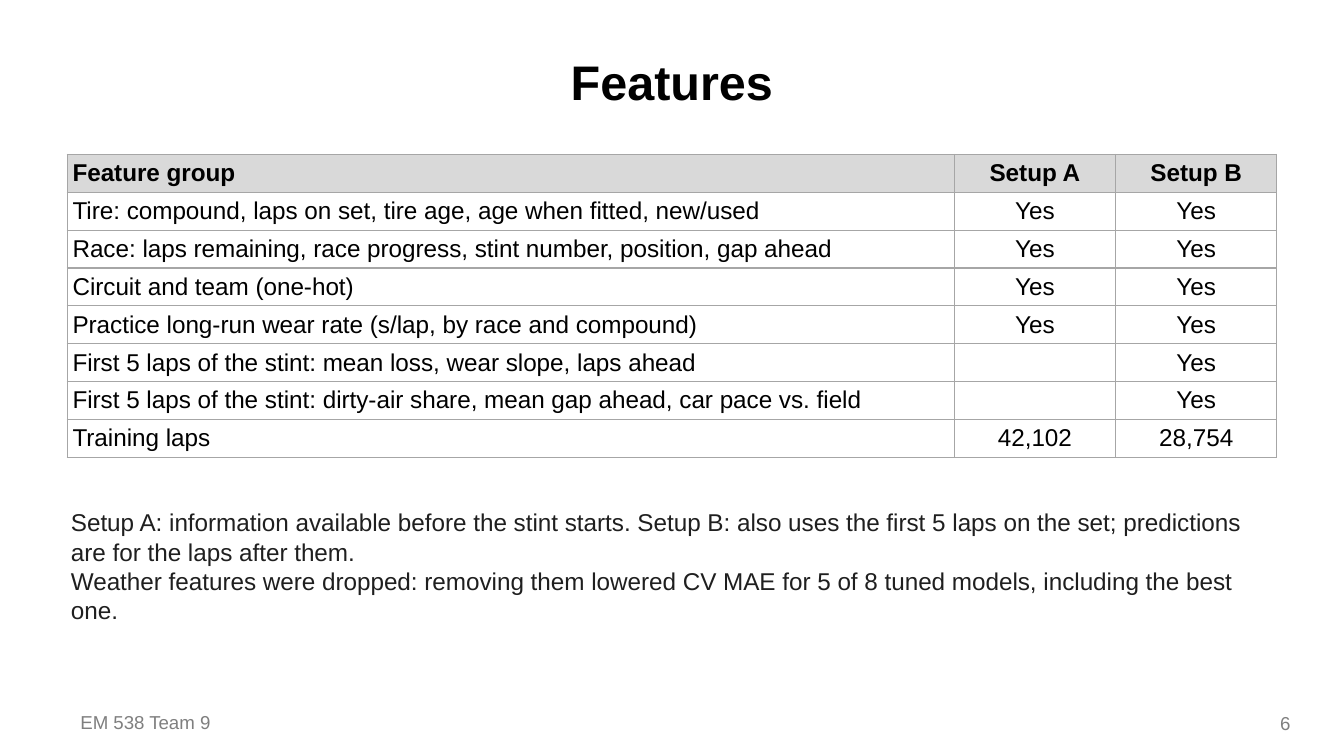
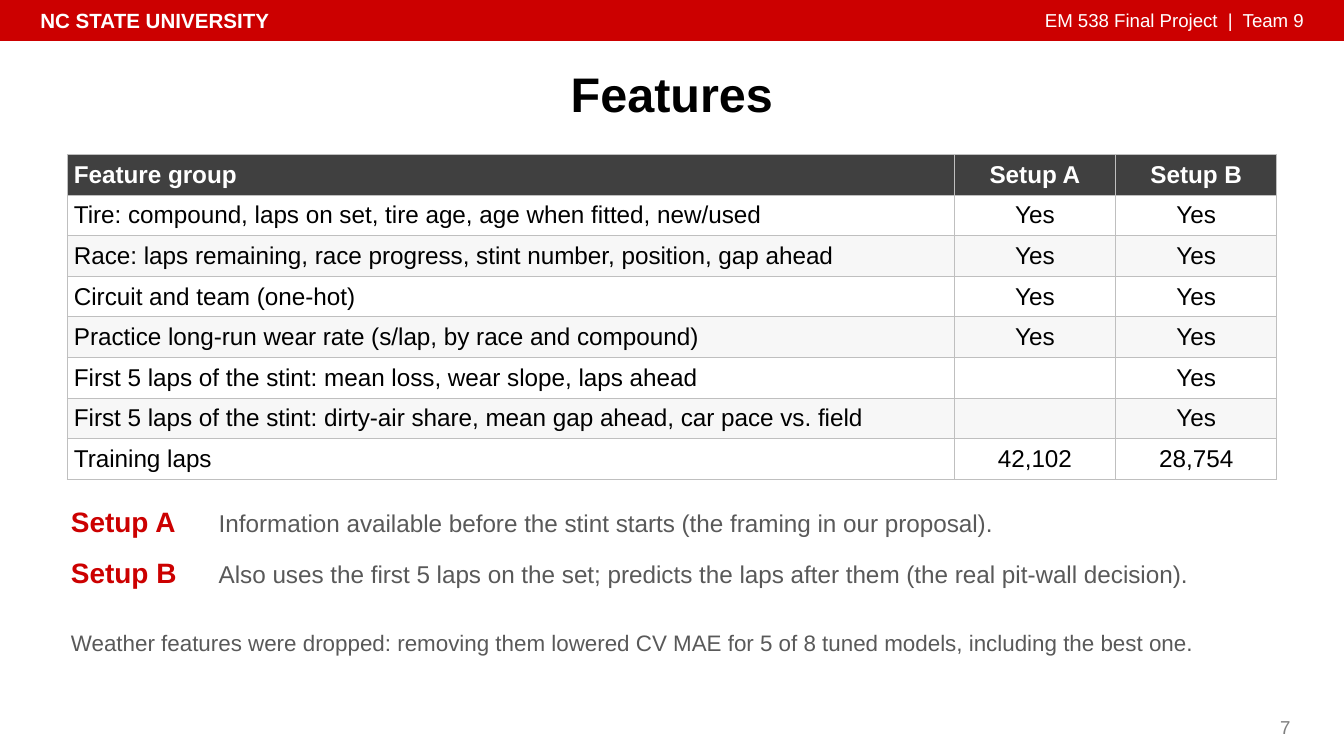
Before and after one commit to isaiahnick/f1-tire-degradation, a slide deck: slide 7 of reports/presentation/PitWall_Final_Presentation.pptx (slide 6 before the commit). Drawn at 1344x756 pixels with LibreOffice and Linux fonts; fonts in the diff are those of the drawing. Boxes give left, top, right and bottom in pixels: in the first picture for what was removed or moved away, otherwise in the second. Text is boxed around its words. In the diff, an @@ line names an element or a change of style, - is before the commit and + after.

```diff
--- a/reports/presentation/PitWall_Final_Presentation.pptx
+++ b/reports/presentation/PitWall_Final_Presentation.pptx
@@ rectangle added at (0, 0, 1344, 40), fill #CC0000, outline #CC0000 1 pt @@
@@ text added at (40, 13, 269, 29), 11 pt, text #FFFFFF, bold @@
+NC STATE UNIVERSITY
@@ text at (1045, 13, 1303, 31): text changed; text colour #7F7F7F to #FFFFFF @@
-EM 538 Team 9
+EM 538 Final Project | Team 9
@@ title "Features": place and size @@
-title "Features" at (571, 66, 773, 101)
+title "Features" at (571, 78, 773, 113)
@@ table at (67, 155, 1277, 476) @@
@@ fill #D9D9D9 to #404040 in row 1 @@
@@ fill #FFFFFF to #F7F7F7 in 9 cells @@
@@ text colour #000000 to #FFFFFF in "Feature group", "Setup A", "Setup B" @@
@@ borders changed @@
@@ text at (71, 513, 1240, 566): paragraph removed @@
-Setup A: information available before the stint starts. Setup B: also uses the first 5 laps on the set; predictions are for the laps after them.
@@ text added at (71, 512, 175, 537), 15 pt, text #CC0000, bold @@
+Setup A
@@ text added at (219, 514, 993, 537), 13 pt, text #595959 @@
+Information available before the stint starts (the framing in our proposal).
@@ text added at (71, 563, 176, 588), 15 pt, text #CC0000, bold @@
+Setup B
@@ text added at (219, 565, 1188, 588), 13 pt, text #595959 @@
+Also uses the first 5 laps on the set; predicts the laps after them (the real pit-wall decision).
@@ text "Weather features were dropped: removing ...": place and size @@
-text "Weather features were dropped: removing ..." at (71, 513, 1240, 620)
+text "Weather features were dropped: removing ..." at (71, 635, 1192, 656)
@@ text "Weather features were dropped: removing ..." at (71, 635, 1192, 656): size 13 to 12 pt, text colour #1F1F1F to #595959 @@
@@ page number removed at (1280, 717, 1290, 730) @@
-6
@@ page number added at (1280, 721, 1290, 734), 10 pt, text #7F7F7F @@
+7
```
Also in this commit, not shown: 17 other slides changed, 1 slide added, 9 other files.
